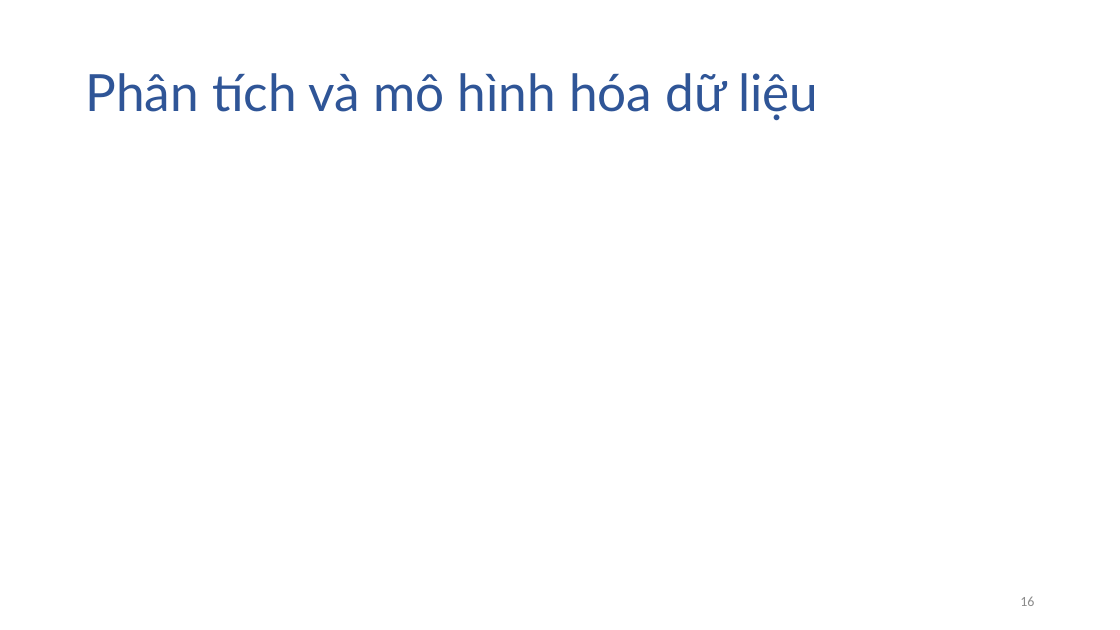
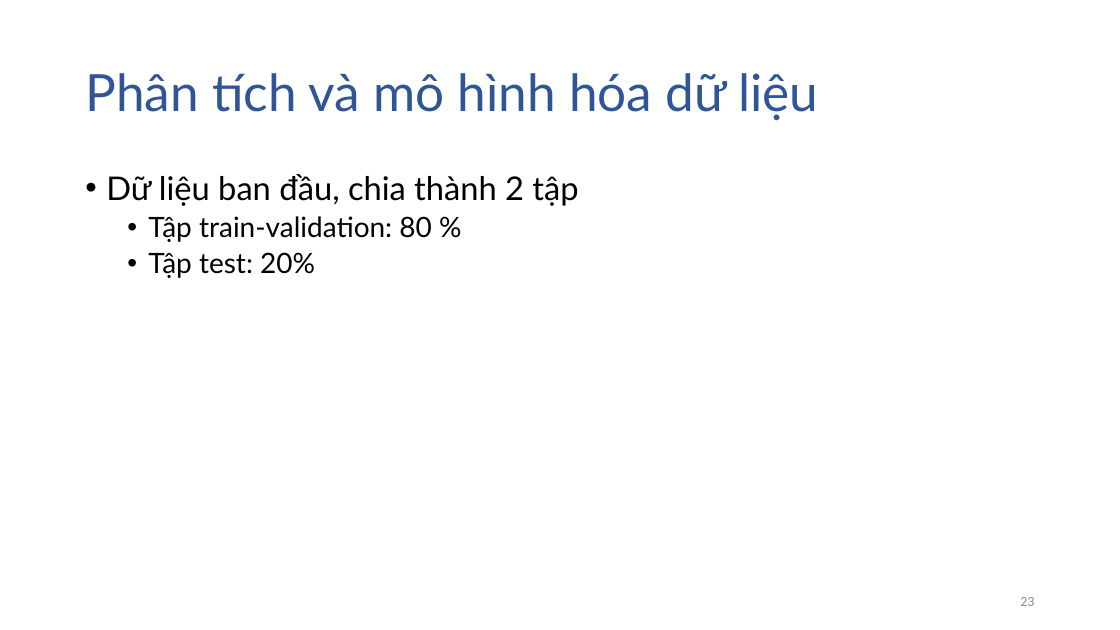
Before and after one commit to dtphat97/DataScienceFinal, a slide deck: slide 23 of Slide.pptx (slide 16 before the commit). Drawn at 1120x630 pixels with LibreOffice and Linux fonts; fonts in the diff are those of the drawing. Boxes give left, top, right and bottom in pixels: in the first picture for what was removed or moved away, otherwise in the second. Text is boxed around its words. In the diff, an @@ line names an element or a change of style, - is before the commit and + after.

```diff
--- a/Slide.pptx
+++ b/Slide.pptx
@@ text added at box(106, 174, 578, 278), 24 pt, text #000000 @@
+• Dữ liệu ban đầu, chia thành 2 tập
+  • Tập train-validation: 80 %
+  • Tập test: 20%
@@ page number at box(1020, 597, 1034, 606): text changed @@
-16
+23
```
Also in this commit, not shown: 5 other slides changed, 12 slides added.
